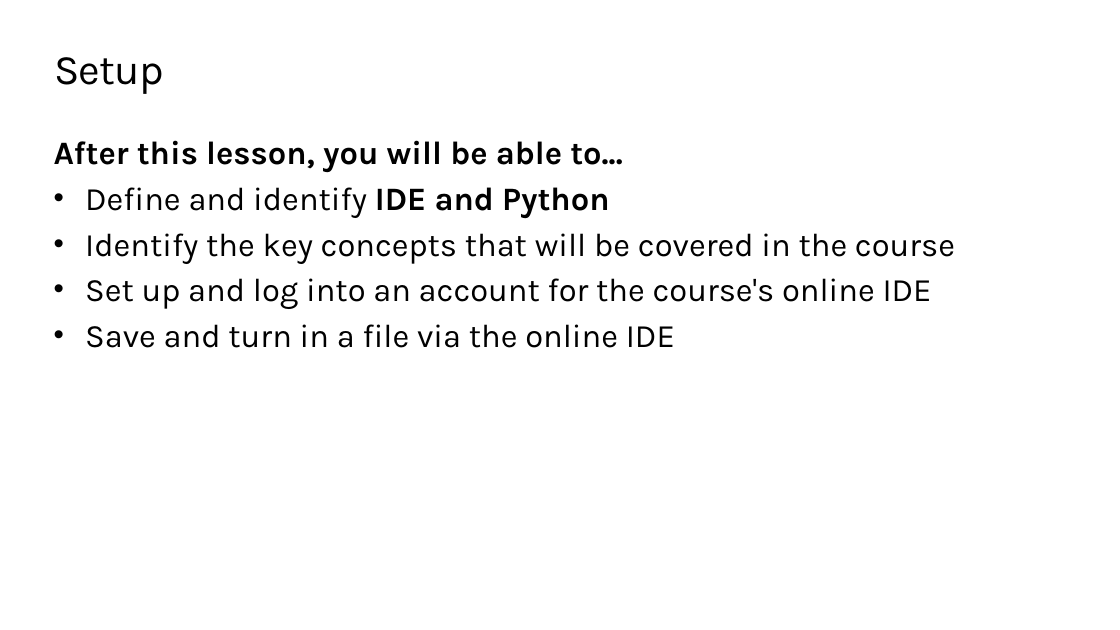
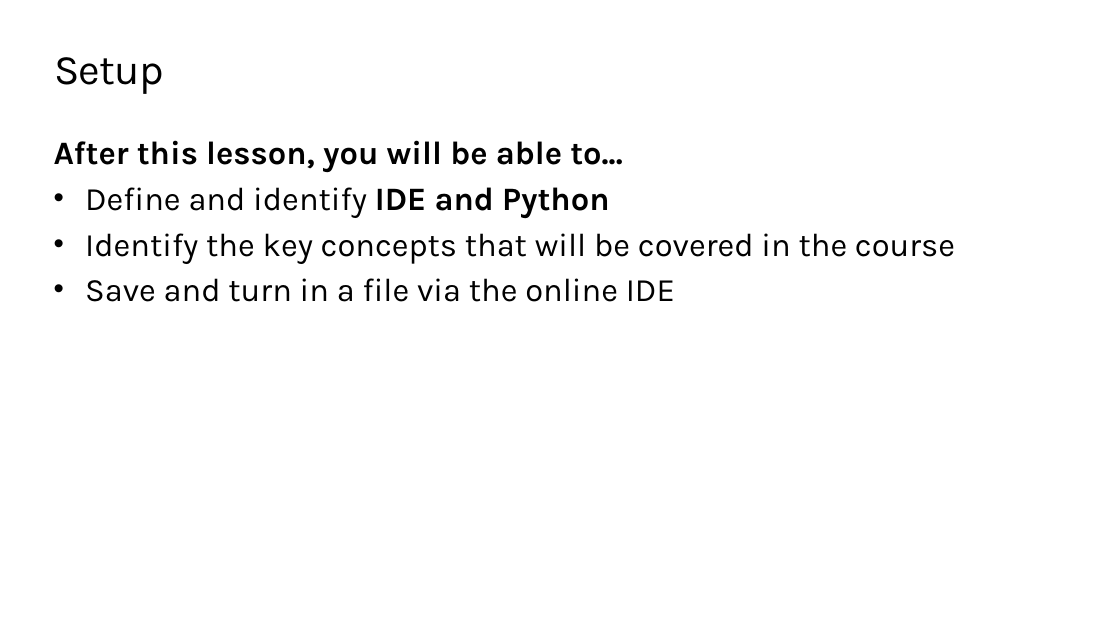
Before and after one commit to TEALSK12/2nd-semester-introduction-to-computer-science, a slide deck: slide 2 of units/1_unit/slidedecks/Intro Python 1.01 TEALS.pptx. Drawn at 1120x630 pixels with LibreOffice and Linux fonts; fonts in the diff are those of the drawing; background and template pictures are left out. Boxes give left, top, right and bottom in pixels: in the first picture for what was removed or moved away, otherwise in the second. Text is boxed around its words. In the diff, an @@ line names an element or a change of style, - is before the commit and + after.

```diff
--- a/units/1_unit/slidedecks/Intro Python 1.01 TEALS.pptx
+++ b/units/1_unit/slidedecks/Intro Python 1.01 TEALS.pptx
@@ text at box(85, 278, 932, 309): paragraph removed @@
-• Set up and log into an account for the course's online IDE
```
Also in this commit, not shown: 3 other slides changed, 3 slides removed, 1 other file.
